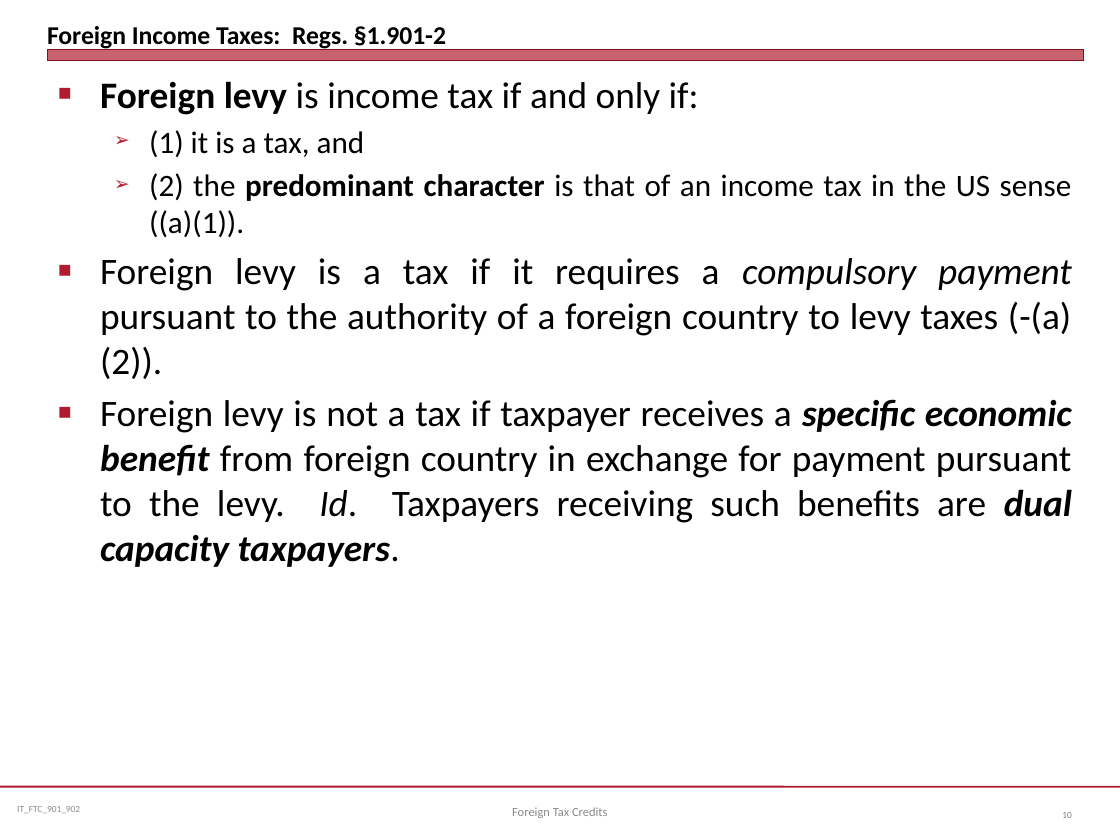
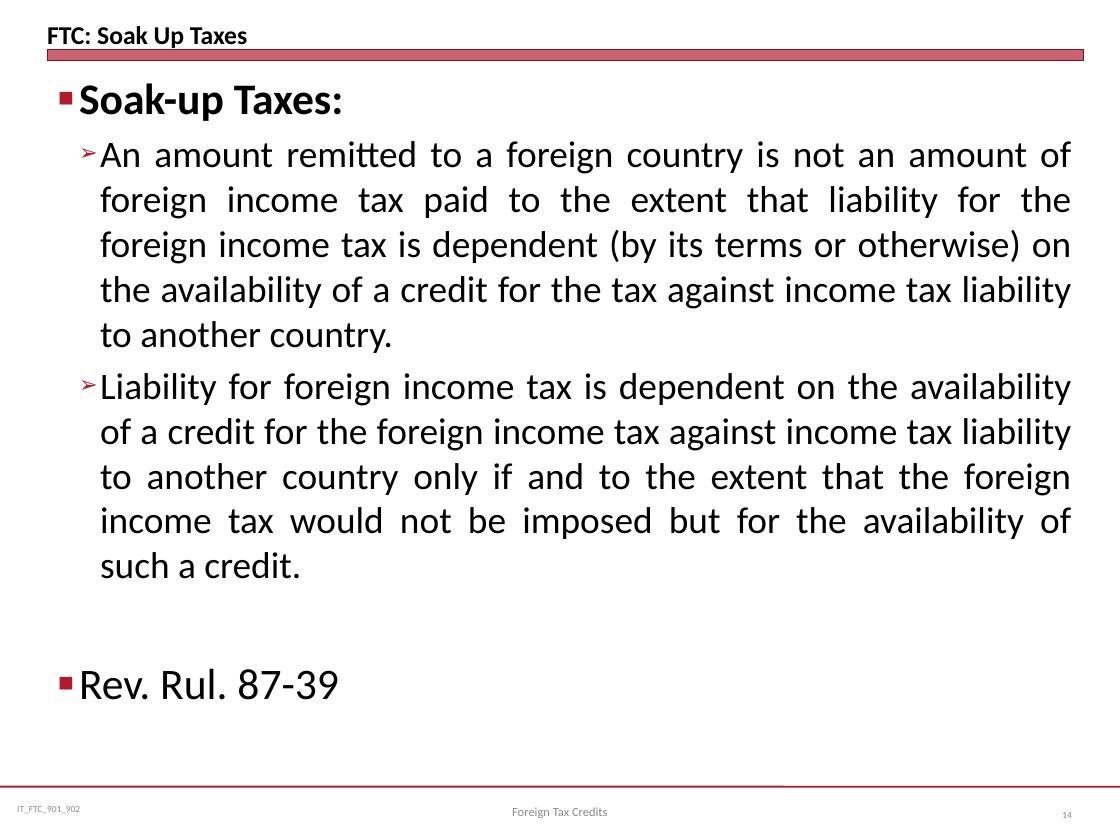
Before and after one commit to jmc877/International-Tax, a slide deck: slide 14 of slides/IT_FTC_901_22.pptx (slide 10 before the commit). Drawn at 1120x840 pixels with LibreOffice and Linux fonts; fonts in the diff are those of the drawing. Boxes give left, top, right and bottom in pixels: in the first picture for what was removed or moved away, otherwise in the second. Text is boxed around its words. In the diff, an @@ line names an element or a change of style, - is before the commit and + after.

```diff
--- a/slides/IT_FTC_901_22.pptx
+++ b/slides/IT_FTC_901_22.pptx
@@ title at bbox=[47, 26, 247, 50]: text changed @@
-Foreign Income Taxes: Regs. §1.901-2
+FTC: Soak Up Taxes
@@ text at bbox=[79, 83, 1072, 700]: text changed @@
-■ Foreign levy is income tax if and only if:
-  ➢ (1) it is a tax, and
-  ➢ (2) the predominant character is that of an income tax in the US sense ((a)(1)).
-■ Foreign levy is a tax if it requires a compulsory payment pursuant to the authority of a foreign country to levy taxes (-(a)(2)).
-■ Foreign levy is not a tax if taxpayer receives a specific economic benefit from foreign country in exchange for payment pursuant to the levy. Id. Taxpayers receiving such benefits are dual capacity taxpayers.
+■ Soak-up Taxes:
+  ➢ An amount remitted to a foreign country is not an amount of foreign income tax paid to the extent that liability for the foreign income tax is dependent (by its terms or otherwise) on the availability of a credit for the tax against income tax liability to another country.
+  ➢ Liability for foreign income tax is dependent on the availability of a credit for the foreign income tax against income tax liability to another country only if and to the extent that the foreign income tax would not be imposed but for the availability of such a credit.
+■ Rev. Rul. 87-39
@@ page number at bbox=[1062, 812, 1071, 818]: text changed @@
-10
+14
```
Also in this commit, not shown: 10 other slides changed, 3 slides added, 5 slides removed, 3 other files.
